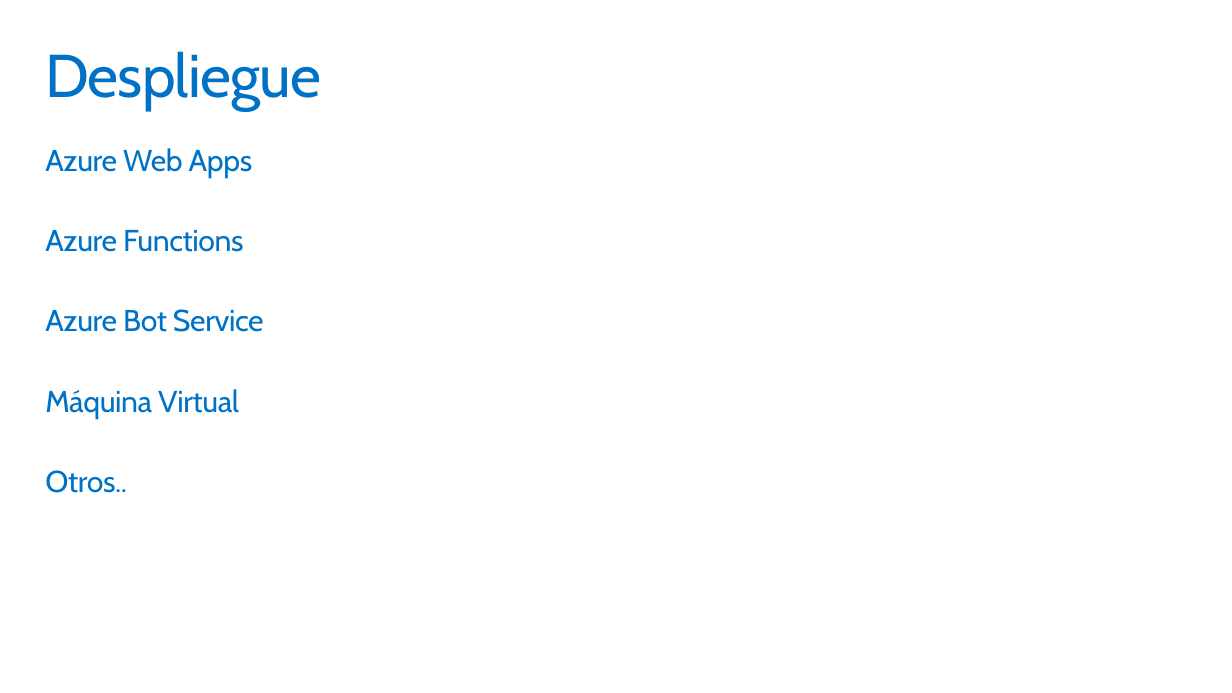
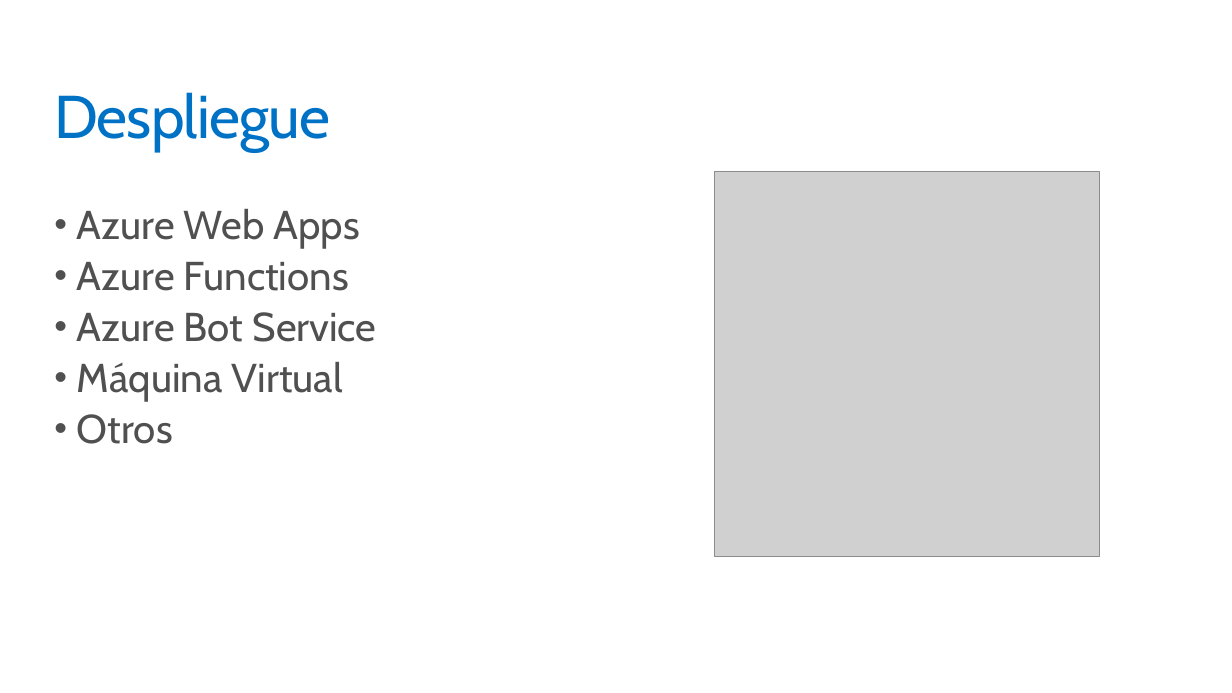
Before and after one commit to gespinosa1986/bot-framework-tutorial, a slide deck: slide 37 of 1. Introducción a Microsoft Bot Framework/Introducción a Microsoft Bot Framework con Node.pptx (slide 33 before the commit). Drawn at 1232x693 pixels with LibreOffice and Linux fonts; fonts in the diff are those of the drawing; grey boxes stand for pictures. Boxes give left, top, right and bottom in pixels: in the first picture for what was removed or moved away, otherwise in the second. Text is boxed around its words. In the diff, an @@ line names an element or a change of style, - is before the commit and + after.

```diff
--- a/1. Introducción a Microsoft Bot Framework/Introducción a Microsoft Bot Framework con Node.pptx
+++ b/1. Introducción a Microsoft Bot Framework/Introducción a Microsoft Bot Framework con Node.pptx
@@ title "Despliegue": place and size @@
-title "Despliegue" at (45,51,321,110)
+title "Despliegue" at (54,92,330,152)
@@ picture added at (714,171,1099,556) @@
@@ text "Azure Web Apps": place and size @@
-text "Azure Web Apps" at (45,148,264,493)
+text "Azure Web Apps" at (77,209,377,444)
@@ text at (77,209,377,402): size 24 to 32 pt, text colour #0072C6 to #505050, letter spacing -0.3 to 0 pt; bullet none to • @@
@@ text at (77,414,173,444): text changed; size 24 to 32 pt; text colour #0072C6 to #505050 @@
-Otros..
+• Otros
```
Also in this commit, not shown: 6 other slides changed, 7 slides added, 22 slides removed, 6 other files.
